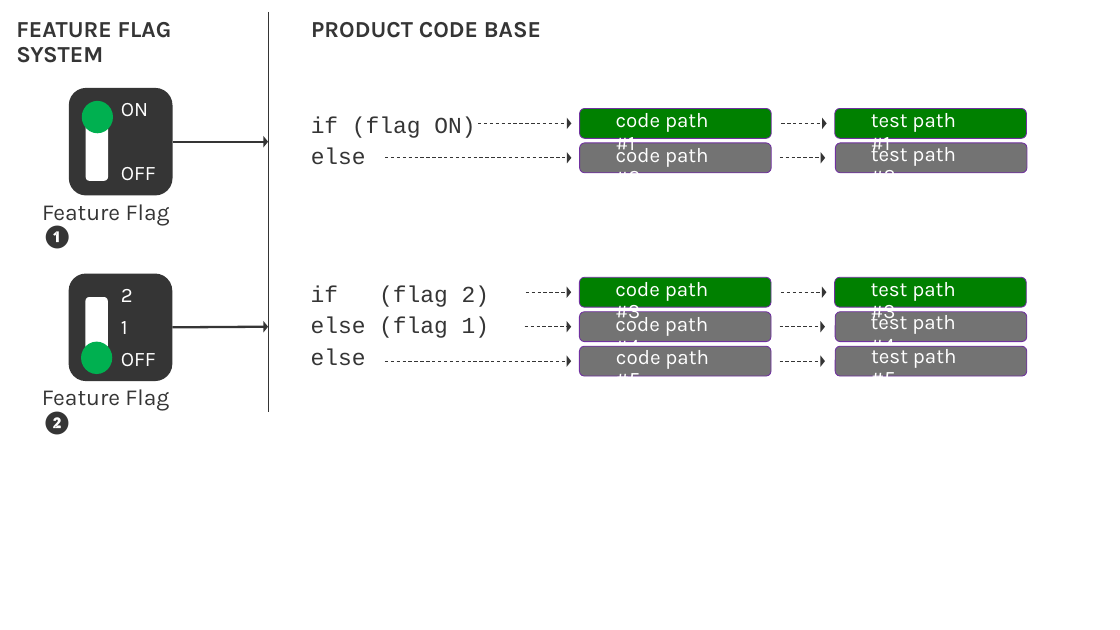
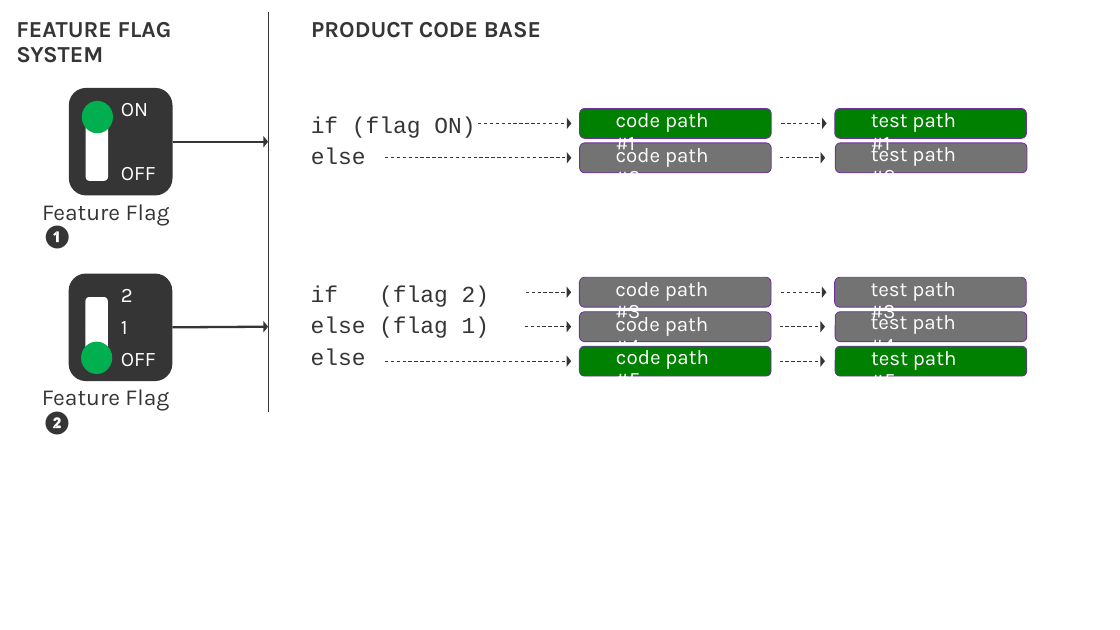
Before and after one commit to wpschaub/DevOps-mindset-essentials, a slide deck: slide 2 of src/articles/progressive-exposure-cost.pptx. Drawn at 1120x630 pixels with LibreOffice and Linux fonts; fonts in the diff are those of the drawing; background and template pictures are left out. Boxes give left, top, right and bottom in pixels: in the first picture for what was removed or moved away, otherwise in the second. Text is boxed around its words. In the diff, an @@ line names an element or a change of style, - is before the commit and + after.

```diff
--- a/src/articles/progressive-exposure-cost.pptx
+++ b/src/articles/progressive-exposure-cost.pptx
@@ rounded rectangle at (580,278,772,307): fill #008000 to #737373 @@
@@ rounded rectangle at (835,278,1027,307): fill #008000 to #737373 @@
@@ rounded rectangle at (580,346,772,376): fill #737373 to #008000 @@
@@ rounded rectangle at (835,346,1027,376): fill #737373 to #008000 @@
```
Also in this commit, not shown: 1 other slide changed, 5 other files.
